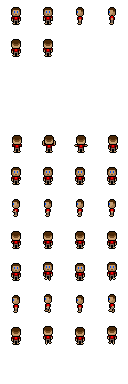
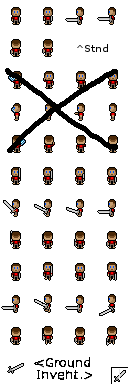
Layered file, before and after one edit (128x384). Changes by layer:
added layer "text" above "Sword" over box(34, 358, 92, 380)
added layer "Sword" above "ironsword" over box(111, 367, 128, 384)
added layer "ironsword" above "Layer 1" over box(1, 15, 128, 384)
painted on "Layer 1" over box(8, 71, 118, 150)
